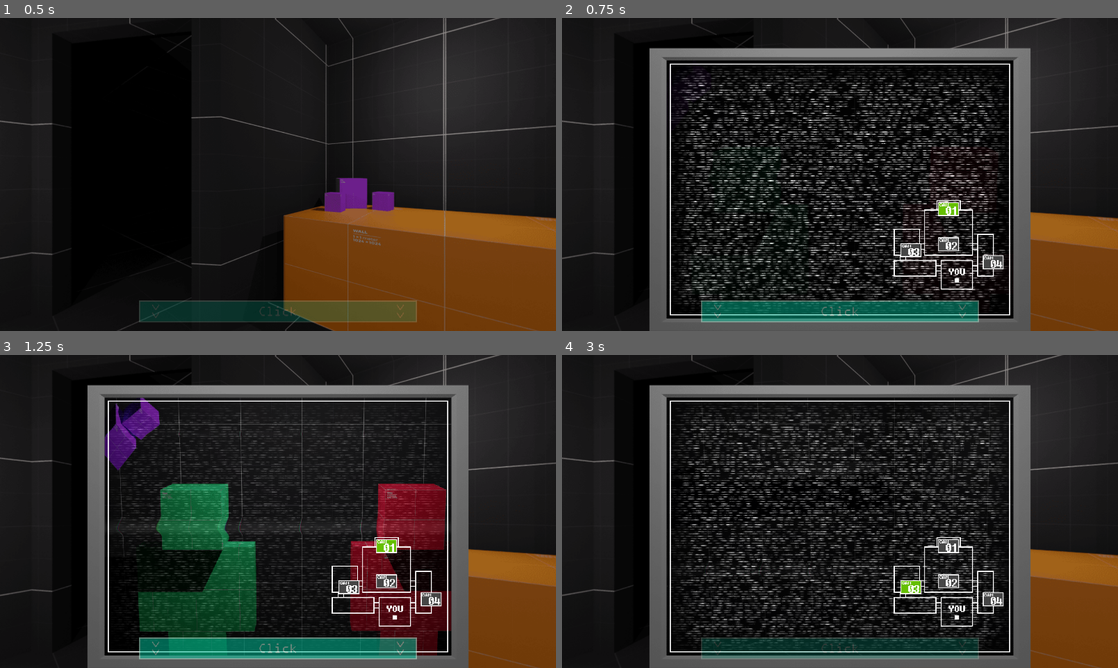
Above: before the commit, frames 1-4 (two rows, left to right).
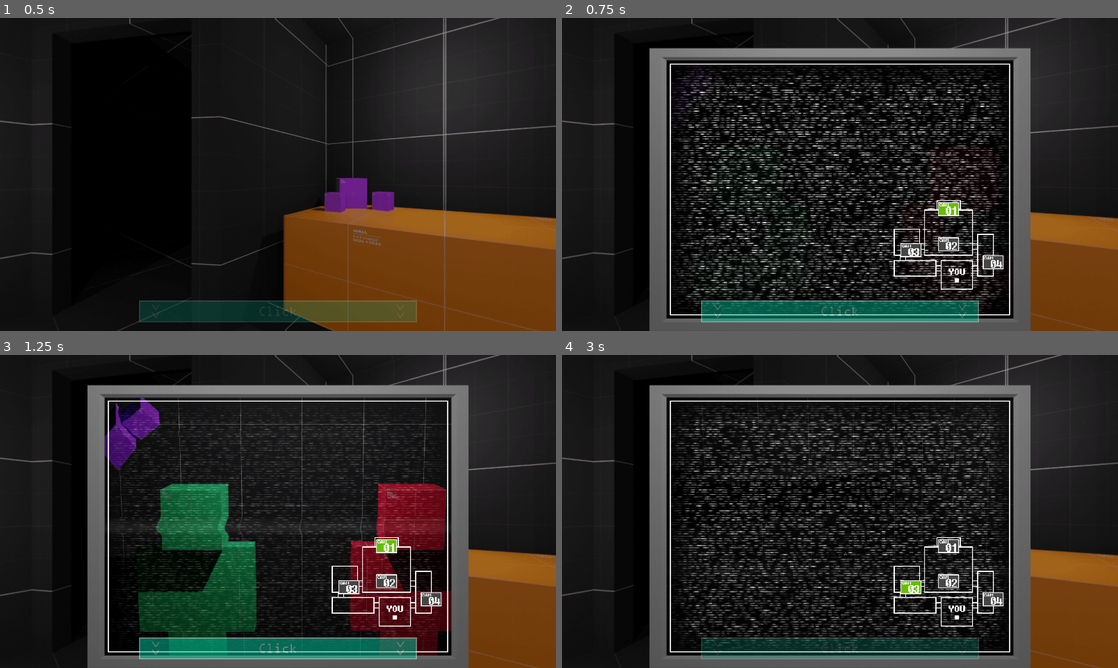
Above: after the commit, the same moments.

Repository: Oplexitie/Cupcakes-Framework
Game: Godot game, scene res://Scenes/Night/night.tscn
The game is run twice, just before and just after one commit, with the same random seed, the same clock (stepped at 60 frames per second) and the same inputs.
Inputs (mouse positions are in pixels of both pictures, inside the frame that each line leads up to):
- Up to frame 1 (0.5 s): no input
- Up to frame 2 (0.75 s): click (840, 315) at 0.5 s
- Up to frame 3 (1.25 s): no input
- Up to frame 4 (3 s): click (951, 580) at 1.25 s; click (951, 545) at 2 s; click (912, 586) at 2.75 s

Frame 1 is identical in both runs. In frame 2, 14% of the frame differs, in the area x 19-81%, y 14-95%; in frame 3, 2.7%; in frame 4, 13%.

Commit message:
'power'

Diff:
--- a/Scenes/Night/night.tscn
+++ b/Scenes/Night/night.tscn
@@ -17,6 +17,7 @@
 [ext_resource path="res://Sprites/HUD/cam_barbutton.png" type="Texture" id=15]
 [ext_resource path="res://Sprites/Office/office.png" type="Texture" id=16]
 [ext_resource path="res://Sprites/HUD/cam_buttons.png" type="Texture" id=17]
+[ext_resource path="res://Scripts/Night/Camera/room_updater.gd" type="Script" id=18]
 
 [sub_resource type="AtlasTexture" id=31]
 atlas = ExtResource( 7 )
@@ -303,6 +304,7 @@
 position = Vector2( -320, 0 )
 scale = Vector2( 1.5, 1.5 )
 z_index = 15
+script = ExtResource( 18 )
 
 [node name="room1" type="Sprite" parent="Camera_Elements/Cam_Rooms"]
 position = Vector2( 454.333, 98.333 )
@@ -319,7 +321,7 @@
 centered = false
 vframes = 4
 region_enabled = true
-region_rect = Rect2( 137.442, 0, 798, 2372 )
+region_rect = Rect2( 127.741, 0, 798, 2372 )
 
 [node name="room3" type="Sprite" parent="Camera_Elements/Cam_Rooms"]
 visible = false
@@ -328,7 +330,7 @@
 centered = false
 vframes = 2
 region_enabled = true
-region_rect = Rect2( 41.2249, 0, 798, 1186 )
+region_rect = Rect2( 229.593, 0, 798, 1186 )
 
 [node name="room4" type="Sprite" parent="Camera_Elements/Cam_Rooms"]
 visible = false
@@ -337,7 +339,7 @@
 centered = false
 vframes = 2
 region_enabled = true
-region_rect = Rect2( 219.892, 0, 798, 1186 )
+region_rect = Rect2( 50.926, 0, 798, 1186 )
 
 [node name="Cam_Buttons" type="Node2D" parent="Camera_Elements"]
 z_index = 19
@@ -397,7 +399,7 @@
 modulate = Color( 1, 1, 1, 0.235294 )
 position = Vector2( 361, 147.1 )
 frames = SubResource( 3 )
-frame = 1
+frame = 2
 speed_scale = 5.0
 playing = true
 centered = false
--- a/Scripts/Night/Camera/cam_switching.gd
+++ b/Scripts/Night/Camera/cam_switching.gd
@@ -1,9 +1,6 @@
 extends Node2D
 
 var curr_cam : int = 0
-# room_content_array = [room1[character1,character2],room2[empty,empty]]
-# 0=empty 1=character other=special_character_pose
-var room_content_array : Array = [[1,1],[0,0],[0,0],[0,0]]
 var cam_rvisual_array : Array = []
 var cam_button_array : Array = []
 
@@ -22,7 +19,7 @@
 		cam_button_array.append(i)
 
 	cam_button_array[0].disabled = true
-	update_rooms([0,1,2,3])
+	cam_rooms.update_rooms([0,1,2,3])
 
 func _on_click_cam(extra_arg_0 : int):
 	# This function handles switching cameras, while preventing the player from
@@ -38,42 +35,3 @@
 		cam_button_array[extra_arg_0].disabled = true
 
 		curr_cam = extra_arg_0
-
-func update_rooms(rooms_to_update : Array):
-	# (1) This function handles the room states based on the room array's, that's modified,
-	# by the 'ai_move' function
-	# (2) If you want to have an animated sprite you'll need to use an AnimationPlayer
-	for i in rooms_to_update:
-		match i:
-			0:
-				match room_content_array[0]:
-					[0,0]:
-						cam_rvisual_array[0].frame = 3
-					[1,0]:
-						cam_rvisual_array[0].frame = 2
-					[0,1]:
-						cam_rvisual_array[0].frame = 1
-					[1,1]:
-						cam_rvisual_array[0].frame = 0
-			1:
-				match room_content_array[1]:
-					[0,0]:
-						cam_rvisual_array[1].frame = 3
-					[1,0]:
-						cam_rvisual_array[1].frame = 2
-					[0,1]:
-						cam_rvisual_array[1].frame = 1
-					[1,1]:
-						cam_rvisual_array[1].frame = 0
-			2:
-				match room_content_array[2]:
-					[0,0]:
-						cam_rvisual_array[2].frame = 1
-					[1,0]:
-						cam_rvisual_array[2].frame = 0
-			3:
-				match room_content_array[3]:
-					[0,0]:
-						cam_rvisual_array[3].frame = 1
-					[0,1]:
-						cam_rvisual_array[3].frame = 0
--- /dev/null
+++ b/Scripts/Night/Camera/room_updater.gd
@@ -0,0 +1,46 @@
+extends Node2D
+
+# room_content_array = [room1[character1,character2],room2[empty,empty]]
+# 0=empty 1=character other=special_character_pose
+var room_content_array : Array = [[1,1],[0,0],[0,0],[0,0]]
+
+onready var cam_elements : Node2D = get_parent()
+
+func update_rooms(rooms_to_update : Array):
+	# (1) This function handles the room states based on the room array's, that's modified,
+	# by the 'ai_move' function
+	# (2) If you want to have an animated sprite you'll need to use an AnimationPlayer
+	for i in rooms_to_update:
+		match i:
+			0:
+				match room_content_array[0]:
+					[0,0]:
+						cam_elements.cam_rvisual_array[0].frame = 3
+					[1,0]:
+						cam_elements.cam_rvisual_array[0].frame = 2
+					[0,1]:
+						cam_elements.cam_rvisual_array[0].frame = 1
+					[1,1]:
+						cam_elements.cam_rvisual_array[0].frame = 0
+			1:
+				match room_content_array[1]:
+					[0,0]:
+						cam_elements.cam_rvisual_array[1].frame = 3
+					[1,0]:
+						cam_elements.cam_rvisual_array[1].frame = 2
+					[0,1]:
+						cam_elements.cam_rvisual_array[1].frame = 1
+					[1,1]:
+						cam_elements.cam_rvisual_array[1].frame = 0
+			2:
+				match room_content_array[2]:
+					[0,0]:
+						cam_elements.cam_rvisual_array[2].frame = 1
+					[1,0]:
+						cam_elements.cam_rvisual_array[2].frame = 0
+			3:
+				match room_content_array[3]:
+					[0,0]:
+						cam_elements.cam_rvisual_array[3].frame = 1
+					[0,1]:
+						cam_elements.cam_rvisual_array[3].frame = 0
--- a/Scripts/Night/chara_ai.gd
+++ b/Scripts/Night/chara_ai.gd
@@ -4,6 +4,7 @@
 var char_pos : Array = [0,0]	# Character positions [character1,character2]
 
 onready var cam_elements : Node2D = $"../Camera_Elements"
+onready var room_updater : Node2D = $"../Camera_Elements/Cam_Rooms"
 
 func _ready():
 	randomize()
@@ -48,15 +49,15 @@
 	# if it is, it'll go into the room, otherwise it won't
 
 	if(checknextroom == true):
-		if(cam_elements.room_content_array[to_room]==[0,0,0,0,0,0]):
+		if(room_updater.room_content_array[to_room]==[0,0,0,0,0,0]):
 			pass
 		else:
 			char_pos[character]-=1
 			return
 
-	cam_elements.room_content_array[from_room][character]=0
-	cam_elements.room_content_array[to_room][character]=newstate
+	room_updater.room_content_array[from_room][character]=0
+	room_updater.room_content_array[to_room][character]=newstate
 	if cam_elements.curr_cam ==  from_room or cam_elements.curr_cam ==  to_room:
 		cam_elements.tree_state_machine.start("static_boot")
 		cam_elements.animtree.advance(0)	# this fixes a problem where the static plays 1 frame too late
-	cam_elements.update_rooms([from_room,to_room])
+	room_updater.update_rooms([from_room,to_room])
Not shown: 1 places in Scenes/Night/night.tscn that only renumber resources
